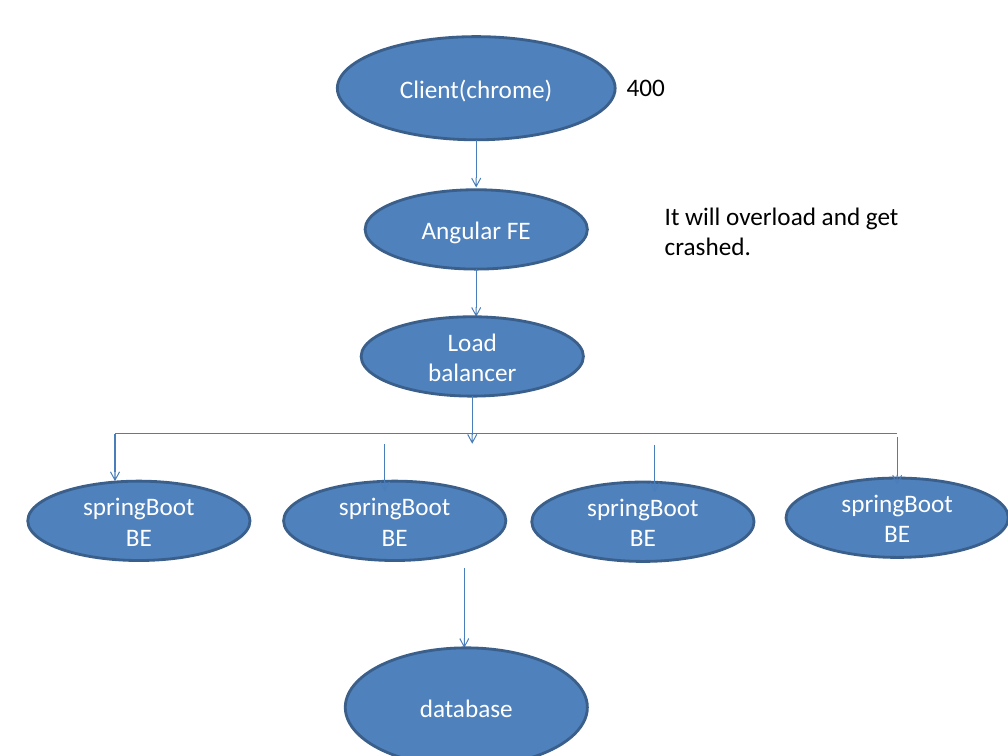
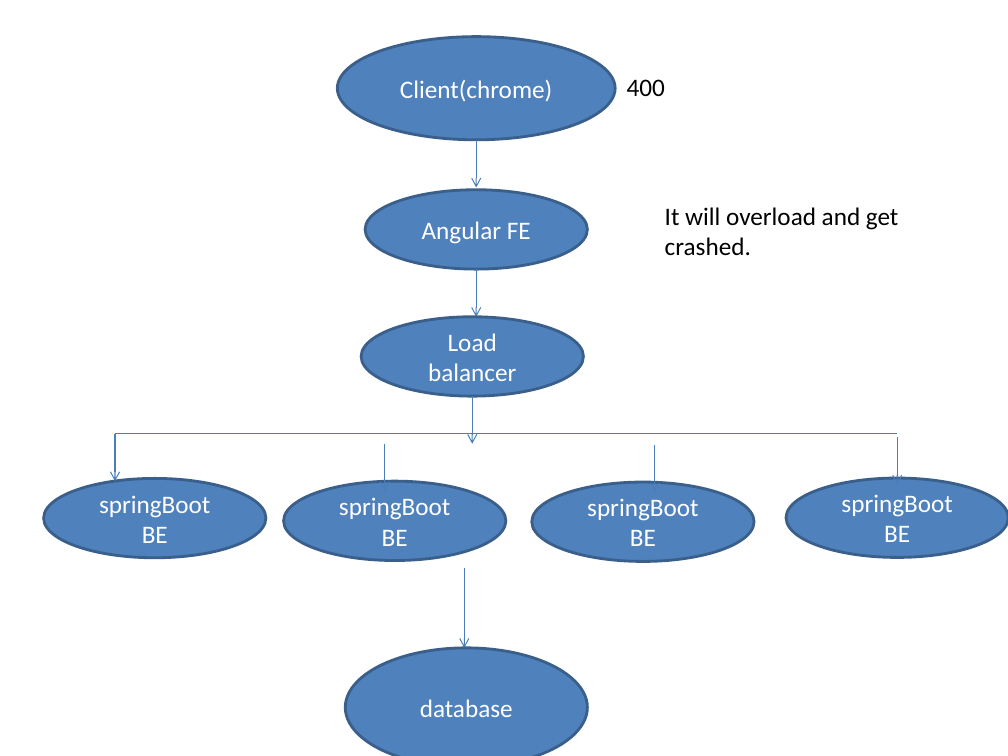
Before and after one commit to shiva3110/Finance-Management-service, a slide deck: slide 21 of notes/SpringbootPPT.pptx. Drawn at 1008x756 pixels with LibreOffice and Linux fonts; fonts in the diff are those of the drawing. Boxes give left, top, right and bottom in pixels: in the first picture for what was removed or moved away, otherwise in the second. Text is boxed around its words. In the diff, an @@ line names an element or a change of style, - is before the commit and + after.

```diff
--- a/notes/SpringbootPPT.pptx
+++ b/notes/SpringbootPPT.pptx
@@ ellipse "springBoot BE": place and size @@
-ellipse "springBoot BE" at [28,481,250,560]
+ellipse "springBoot BE" at [43,479,265,558]
```
Also in this commit, not shown: 1 slide added, 13 other files.
